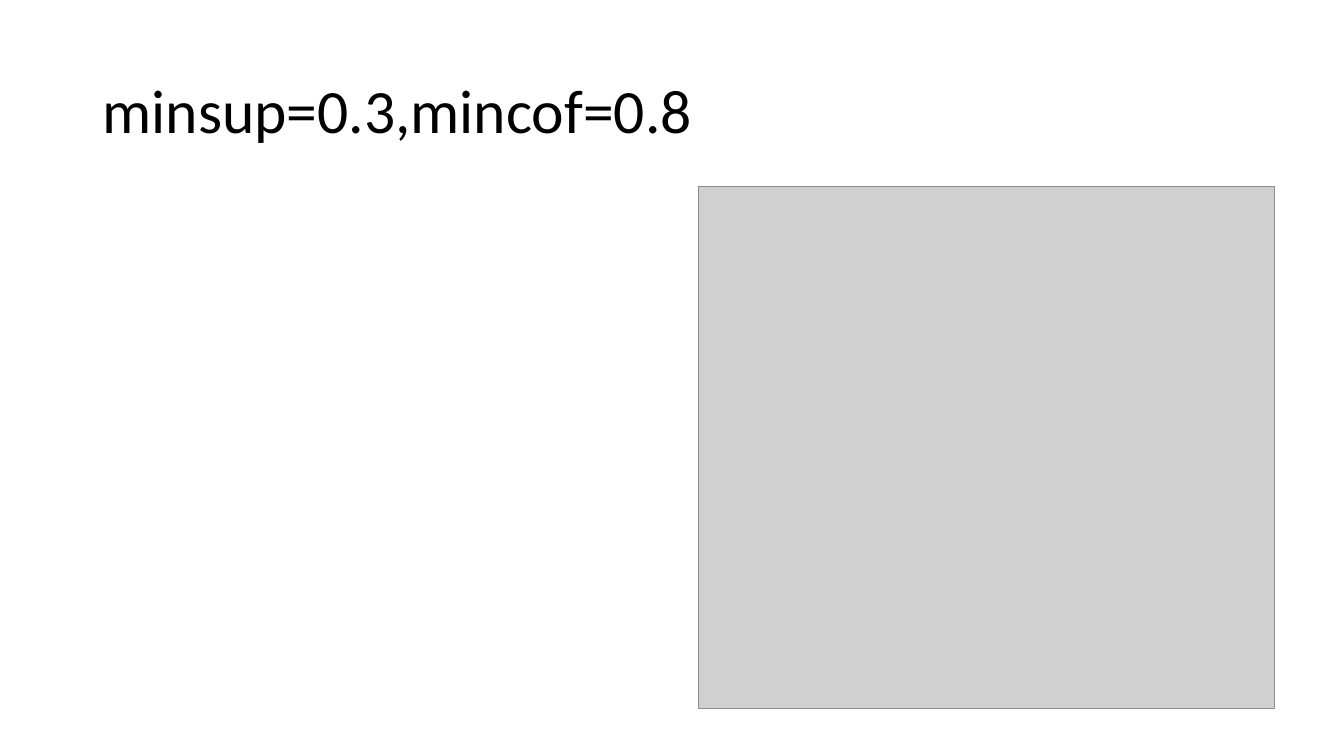
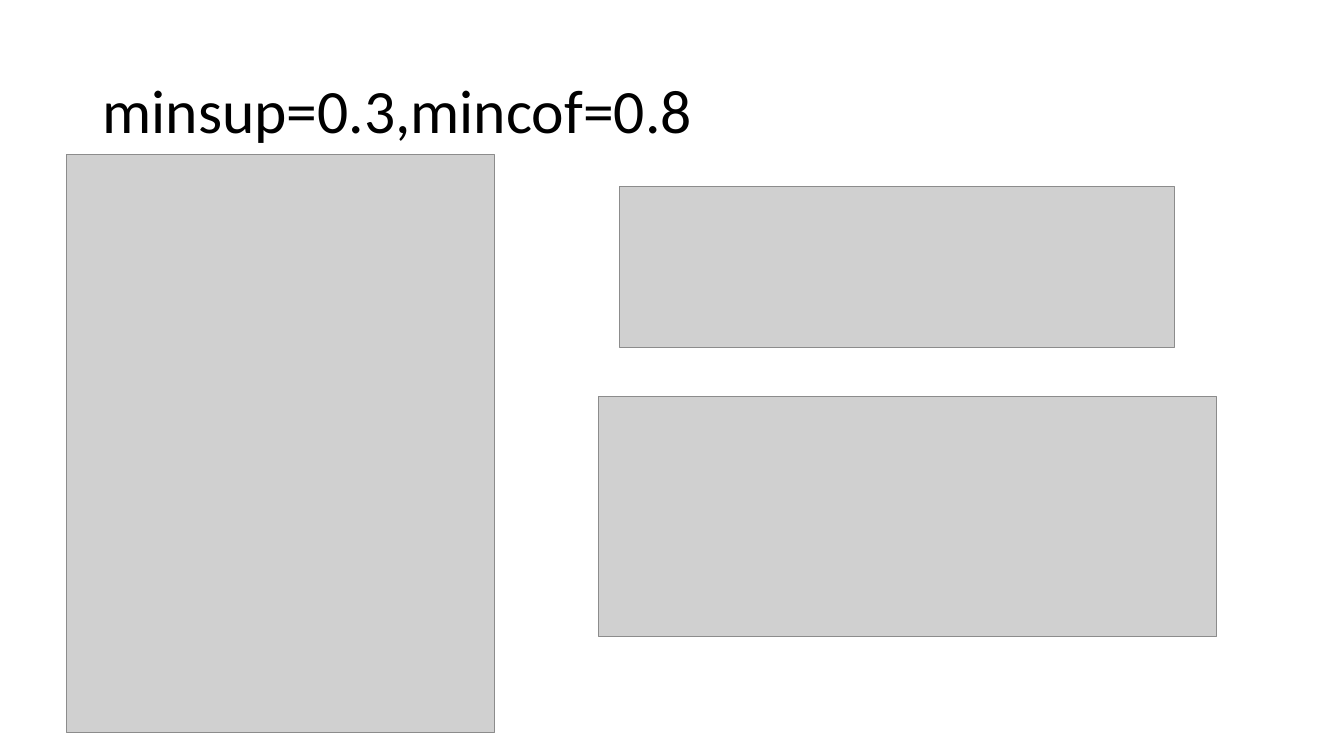
Before and after one commit to yangzhou95/6240, a slide deck: slide 2 of hw3.pptx. Drawn at 1344x756 pixels with LibreOffice and Linux fonts; fonts in the diff are those of the drawing; grey boxes stand for pictures. Boxes give left, top, right and bottom in pixels: in the first picture for what was removed or moved away, otherwise in the second. Text is boxed around its words. In the diff, an @@ line names an element or a change of style, - is before the commit and + after.

```diff
--- a/hw3.pptx
+++ b/hw3.pptx
@@ picture added at [67, 155, 495, 733] @@
@@ picture added at [620, 187, 1175, 348] @@
@@ picture removed at [699, 187, 1275, 709] @@
@@ picture added at [599, 396, 1217, 637] @@
```
Also in this commit, not shown: 2 other slides changed, 2 other files.
